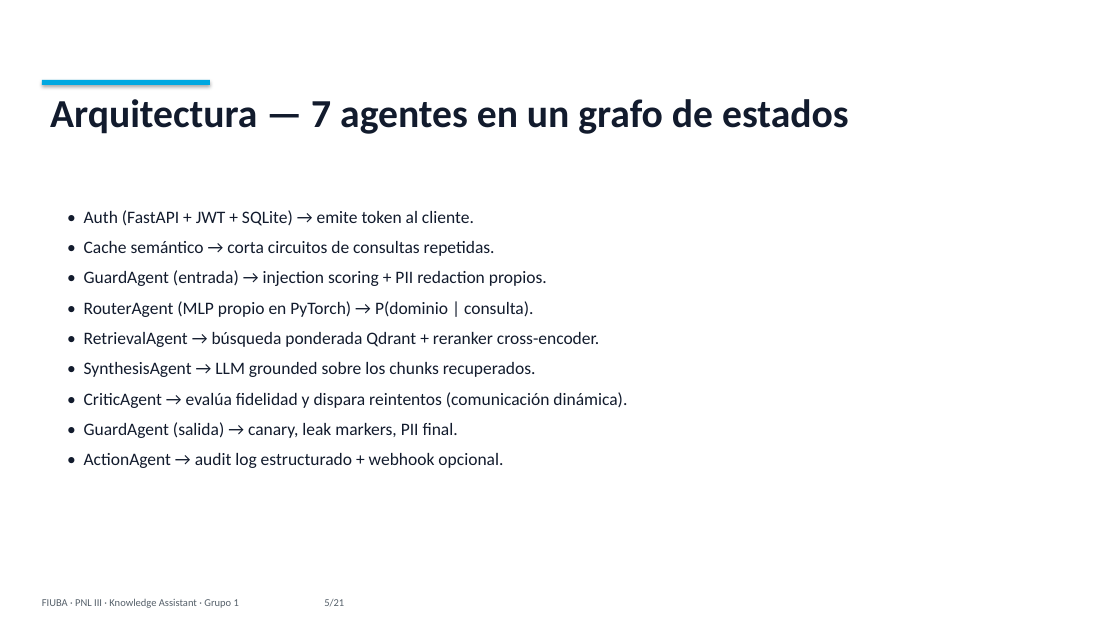
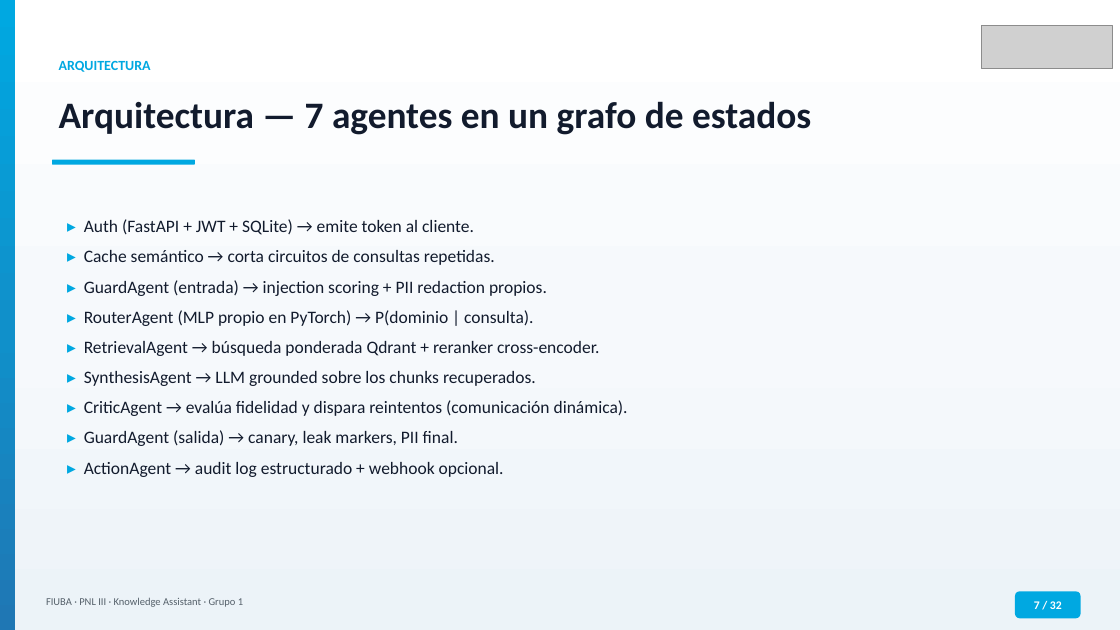
Before and after one commit to MLsound/multi-domain-assistant, a slide deck: slide 7 of docs/presentation_FIUBA.pptx (slide 5 before the commit). Drawn at 1120x630 pixels with LibreOffice and Linux fonts; fonts in the diff are those of the drawing; grey boxes stand for pictures. Boxes give left, top, right and bottom in pixels: in the first picture for what was removed or moved away, otherwise in the second. Text is boxed around its words. In the diff, an @@ line names an element or a change of style, - is before the commit and + after.

```diff
--- a/docs/presentation_FIUBA.pptx
+++ b/docs/presentation_FIUBA.pptx
@@ rectangle added at (0,0,1120,630), fill gradient #FFFFFF to #F6F9FC to #ECF3F8 @@
@@ rectangle added at (0,0,15,630), fill gradient #00A8E1 to #1090CA to #1F77B4 @@
@@ picture added at (981,25,1112,69) @@
@@ rectangle removed at (42,80,210,85) @@
@@ text "Arquitectura — 7 agentes en ...": place and size @@
-text "Arquitectura — 7 agentes en ..." at (50,99,849,134)
+text "Arquitectura — 7 agentes en ..." at (59,101,811,135)
@@ text "Arquitectura — 7 agentes en ..." at (59,101,811,135): size 34 to 32 pt @@
@@ text added at (59,60,151,72), 12 pt, text #00A8E1, bold @@
+ARQUITECTURA
@@ rounded rectangle added at (52,160,195,165), fill #00A8E1 @@
@@ text at (84,219,628,477): text changed @@
-• Auth (FastAPI + JWT + SQLite) → emite token al cliente.
-• Cache semántico → corta circuitos de consultas repetidas.
-• GuardAgent (entrada) → injection scoring + PII redaction propios.
-• RouterAgent (MLP propio en PyTorch) → P(dominio | consulta).
-• RetrievalAgent → búsqueda ponderada Qdrant + reranker cross-encoder.
-• SynthesisAgent → LLM grounded sobre los chunks recuperados.
-• CriticAgent → evalúa fidelidad y dispara reintentos (comunicación dinámica).
-• GuardAgent (salida) → canary, leak markers, PII final.
-• ActionAgent → audit log estructurado + webhook opcional.
+▸ Auth (FastAPI + JWT + SQLite) → emite token al cliente.
+▸ Cache semántico → corta circuitos de consultas repetidas.
+▸ GuardAgent (entrada) → injection scoring + PII redaction propios.
+▸ RouterAgent (MLP propio en PyTorch) → P(dominio | consulta).
+▸ RetrievalAgent → búsqueda ponderada Qdrant + reranker cross-encoder.
+▸ SynthesisAgent → LLM grounded sobre los chunks recuperados.
+▸ CriticAgent → evalúa fidelidad y dispara reintentos (comunicación dinámica).
+▸ GuardAgent (salida) → canary, leak markers, PII final.
+▸ ActionAgent → audit log estructurado + webhook opcional.
@@ text at (46,598,243,607): text changed @@
-FIUBA · PNL III · Knowledge Assistant · Grupo 1 5/21
+FIUBA · PNL III · Knowledge Assistant · Grupo 1
@@ rounded rectangle added at (1015,592,1081,618), fill #00A8E1, 10 pt, text #FFFFFF, bold @@
+7 / 32
```
Also in this commit, not shown: 19 other slides changed, 12 slides added, 1 slide removed.
